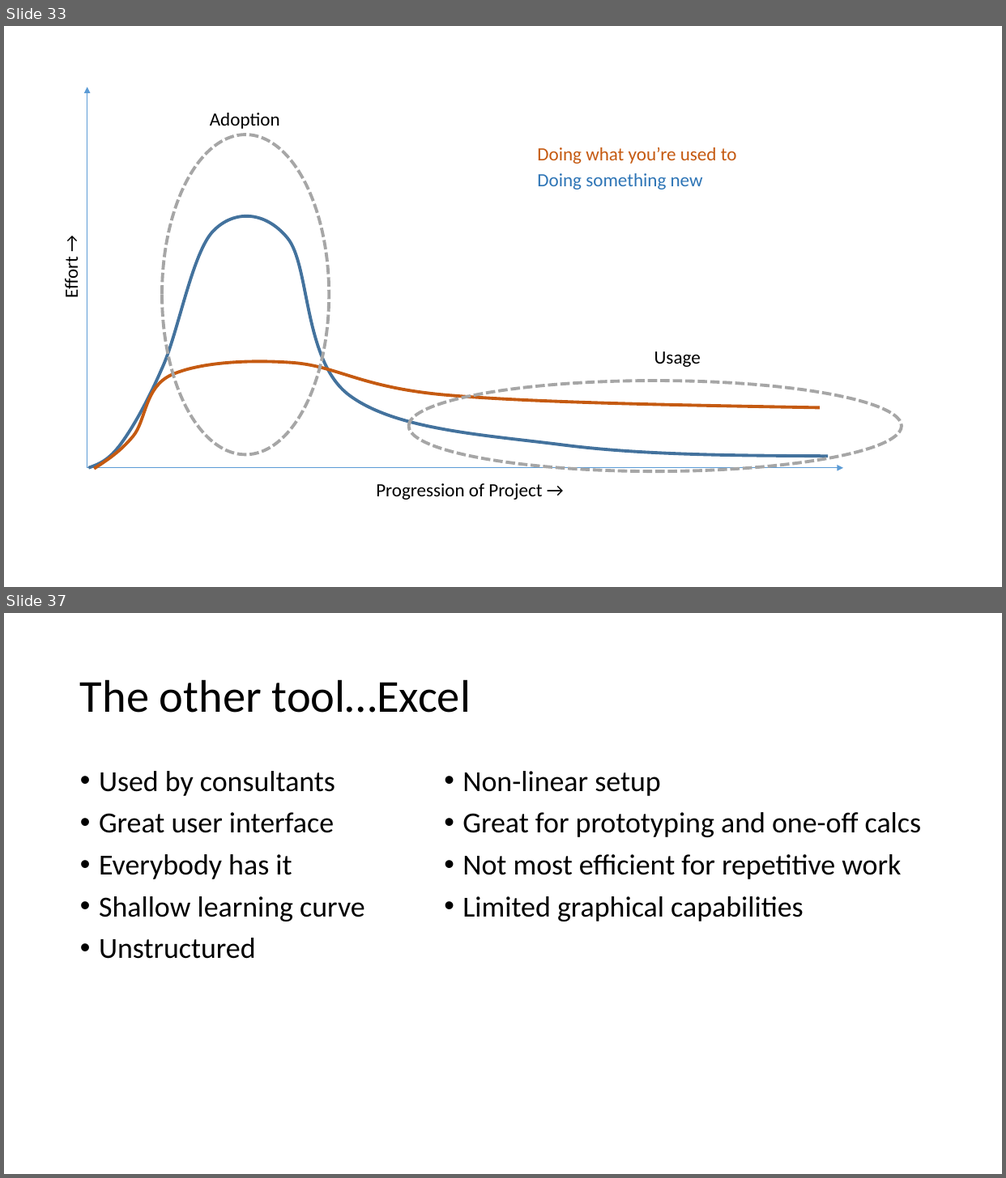
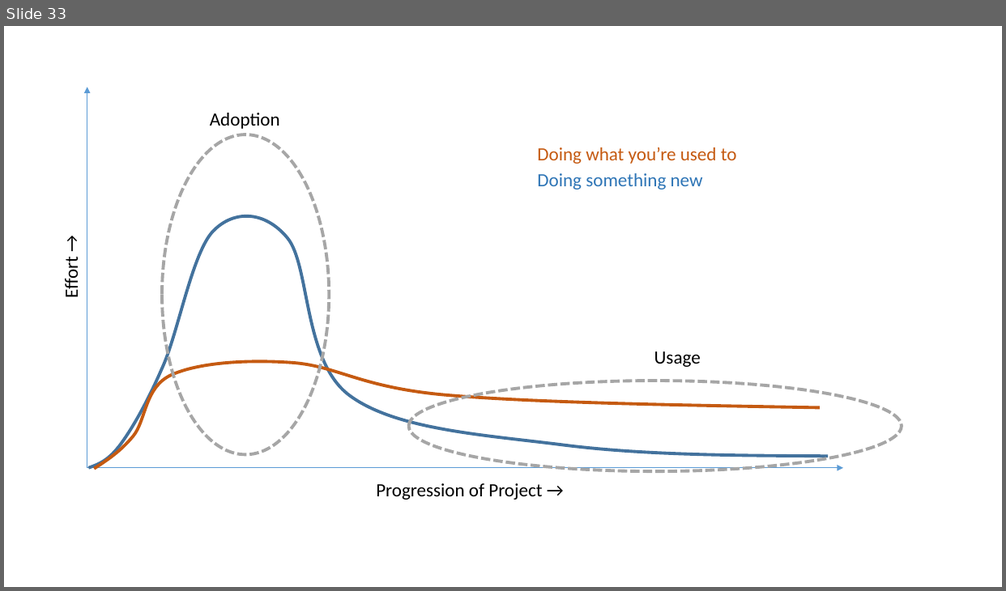
Before and after one commit to LimnoTech/Python-Data-Analysis-Course, a slide deck: Day1/IntroToPython.pptx. Shown one above the other, each under a label of ours: slides 33 and 37 before the commit, slide 33 after it; the slides between them are not shown. The pictures are 1006x1178 and 1006x591 pixels, drawn with LibreOffice and Linux fonts; fonts in the diff are those of the drawing. Boxes give left, top, right and bottom in pixels: in the first picture for what was removed or moved away, otherwise in the second. Text is boxed around its words. In the diff, an @@ line names an element or a change of style, - is before the commit and + after.

```diff
--- a/Day1/IntroToPython.pptx
+++ b/Day1/IntroToPython.pptx
@@ slide 37 removed at bbox=[4, 613, 1002, 1174], background #FFFFFF @@
@@ title removed at bbox=[80, 679, 471, 713] @@
-The other tool…Excel
@@ text removed at bbox=[99, 771, 365, 959] @@
-• Used by consultants
-• Great user interface
-• Everybody has it
-• Shallow learning curve
-• Unstructured
@@ text removed at bbox=[462, 771, 922, 922] @@
-• Non-linear setup
-• Great for prototyping and one-off calcs
-• Not most efficient for repetitive work
-• Limited graphical capabilities
```
Also in this commit, not shown: 2 slides changed, 6 other slides removed, 28 other files.
